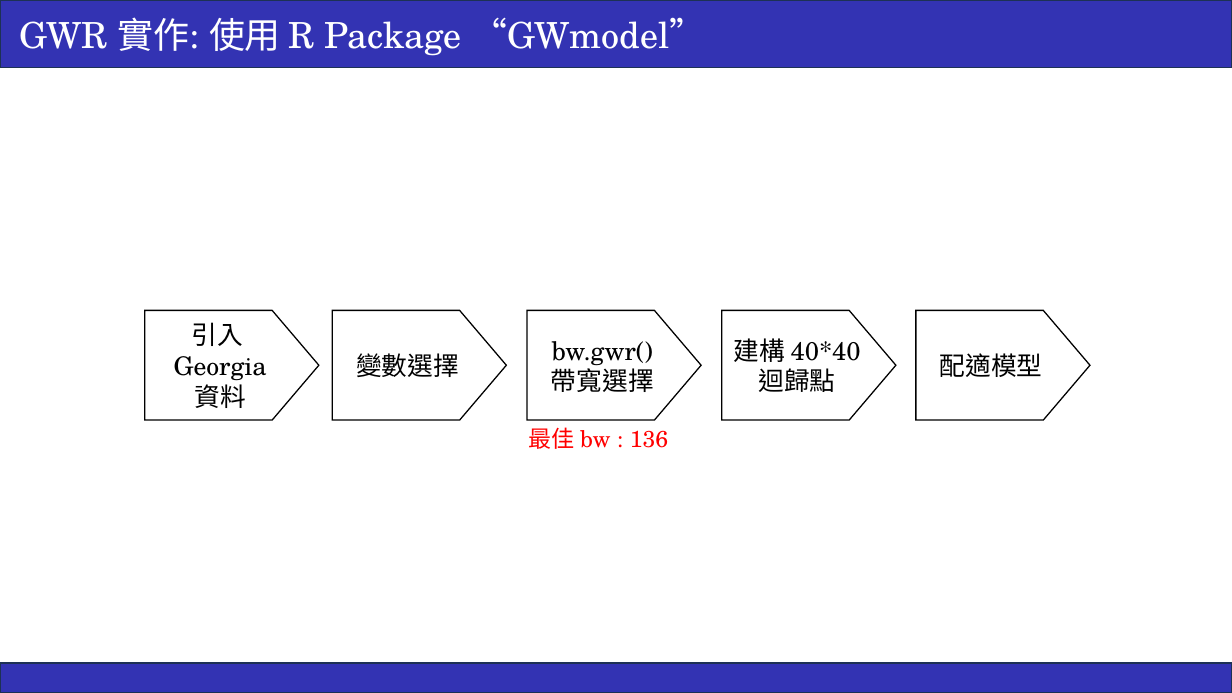
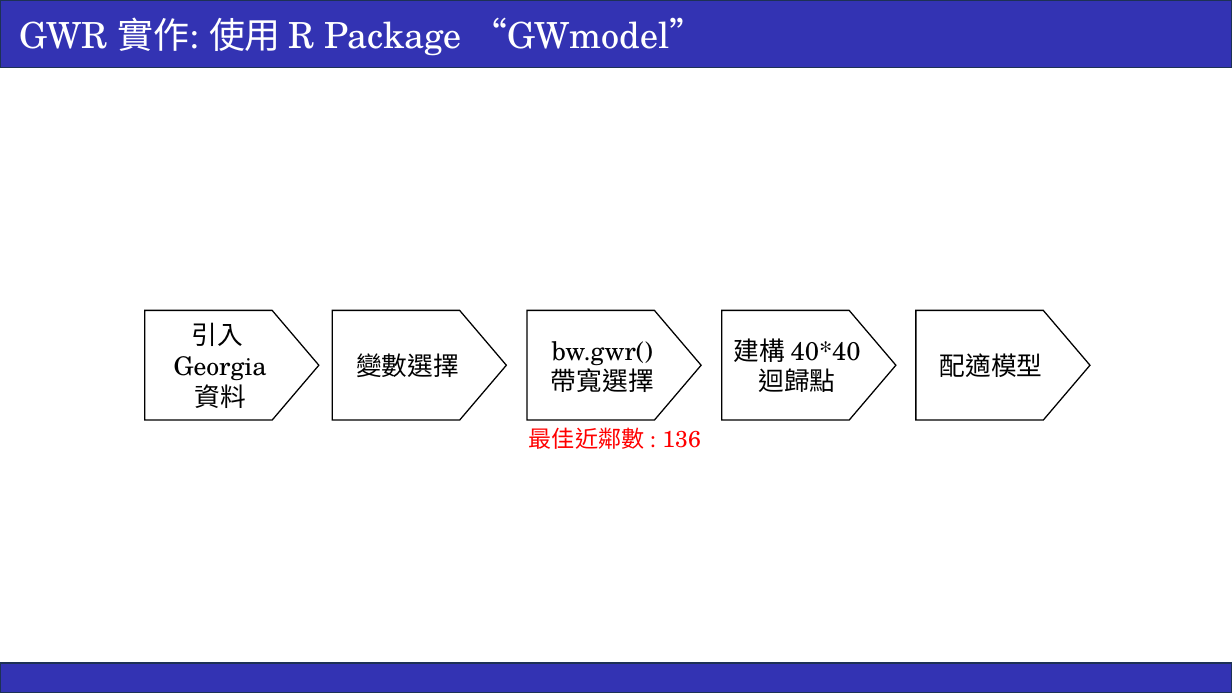
Before and after one commit to ricki0313/GWR_hw, a slide deck: slide 20 of theory_01/report/GWR_report_01.pptx. Drawn at 1232x693 pixels with LibreOffice and Linux fonts; fonts in the diff are those of the drawing. Boxes give left, top, right and bottom in pixels: in the first picture for what was removed or moved away, otherwise in the second. Text is boxed around its words. In the diff, an @@ line names an element or a change of style, - is before the commit and + after.

```diff
--- a/theory_01/report/GWR_report_01.pptx
+++ b/theory_01/report/GWR_report_01.pptx
@@ text at (x1=529, y1=427, x2=701, y2=449): text changed @@
-最佳 bw : 136
+最佳近鄰數 : 136
```
Also in this commit, not shown: 4 other slides changed, 5 other files.
